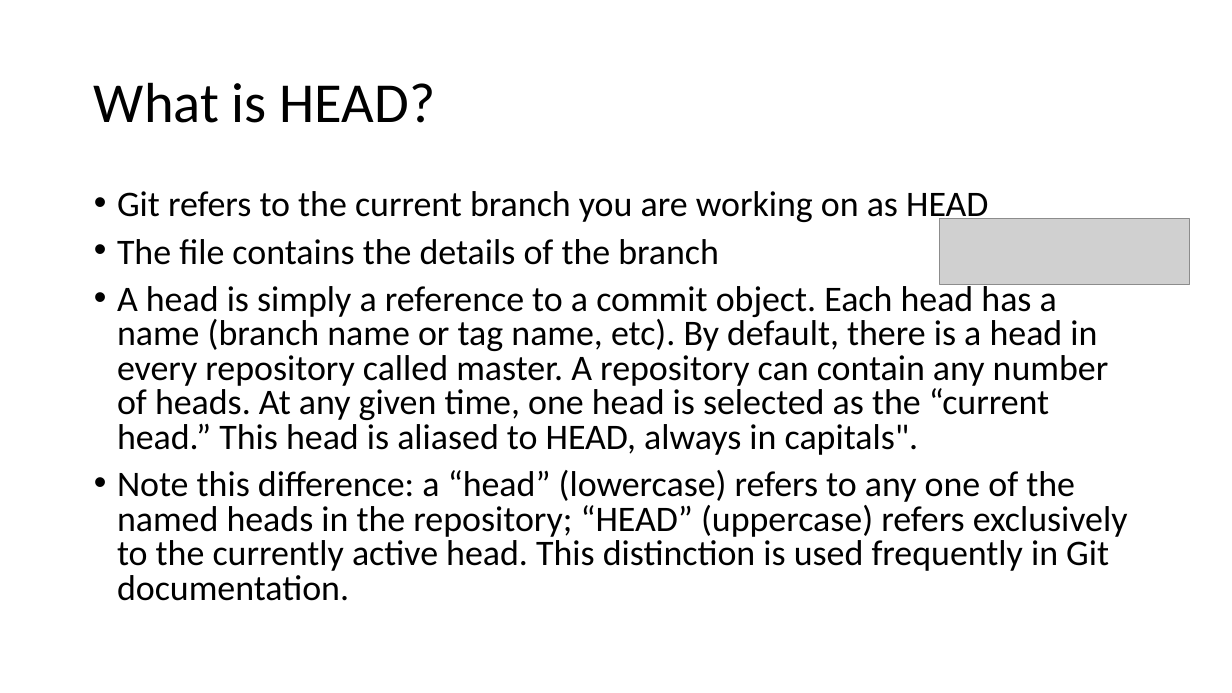
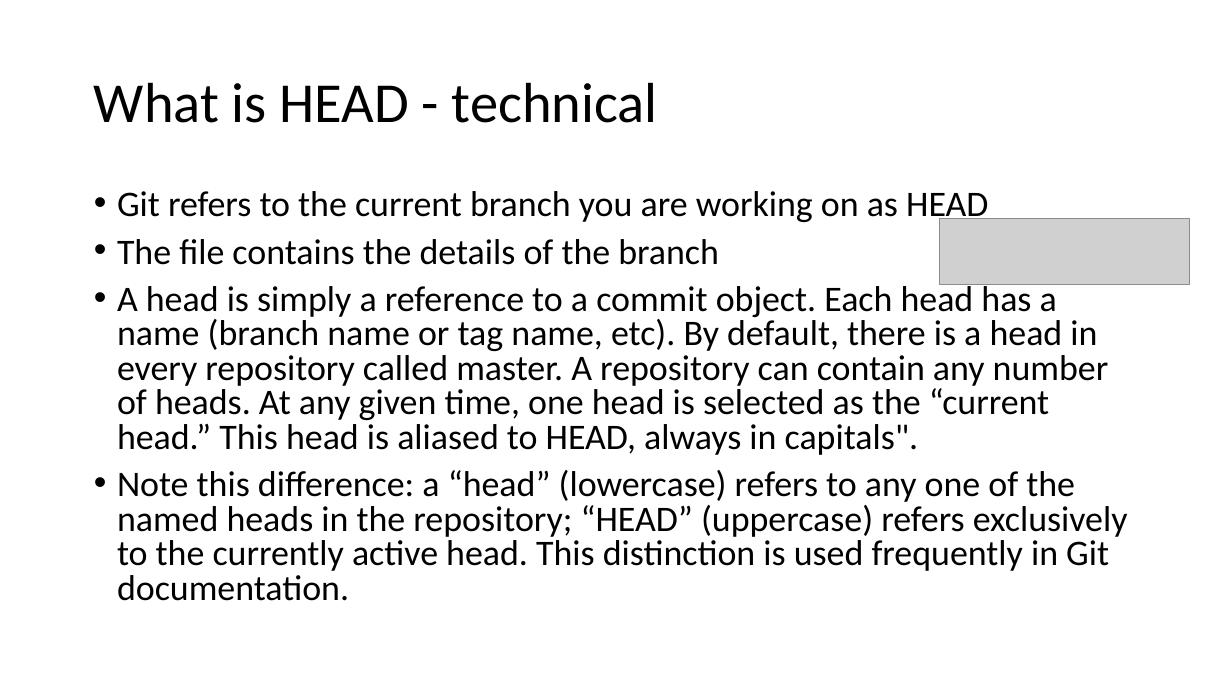
Before and after one commit to milodotnet/bootcamp, a slide deck: slide 44 of SourceControlPresentation.pptx (slide 20 before the commit). Drawn at 1232x693 pixels with LibreOffice and Linux fonts; fonts in the diff are those of the drawing; grey boxes stand for pictures. Boxes give left, top, right and bottom in pixels: in the first picture for what was removed or moved away, otherwise in the second. Text is boxed around its words. In the diff, an @@ line names an element or a change of style, - is before the commit and + after.

```diff
--- a/SourceControlPresentation.pptx
+++ b/SourceControlPresentation.pptx
@@ title at box(94, 82, 658, 123): text changed @@
-What is HEAD?
+What is HEAD - technical
```
Also in this commit, not shown: 18 other slides changed, 52 slides added, 9 slides removed.
